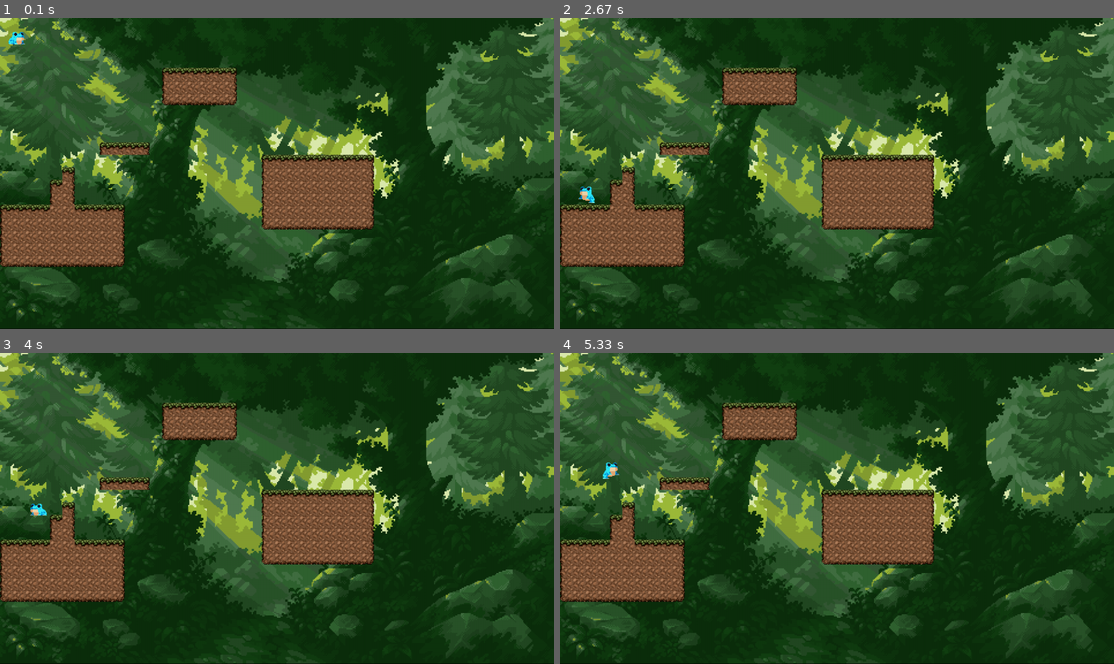
Above: before the commit, frames 1-4 (two rows, left to right).
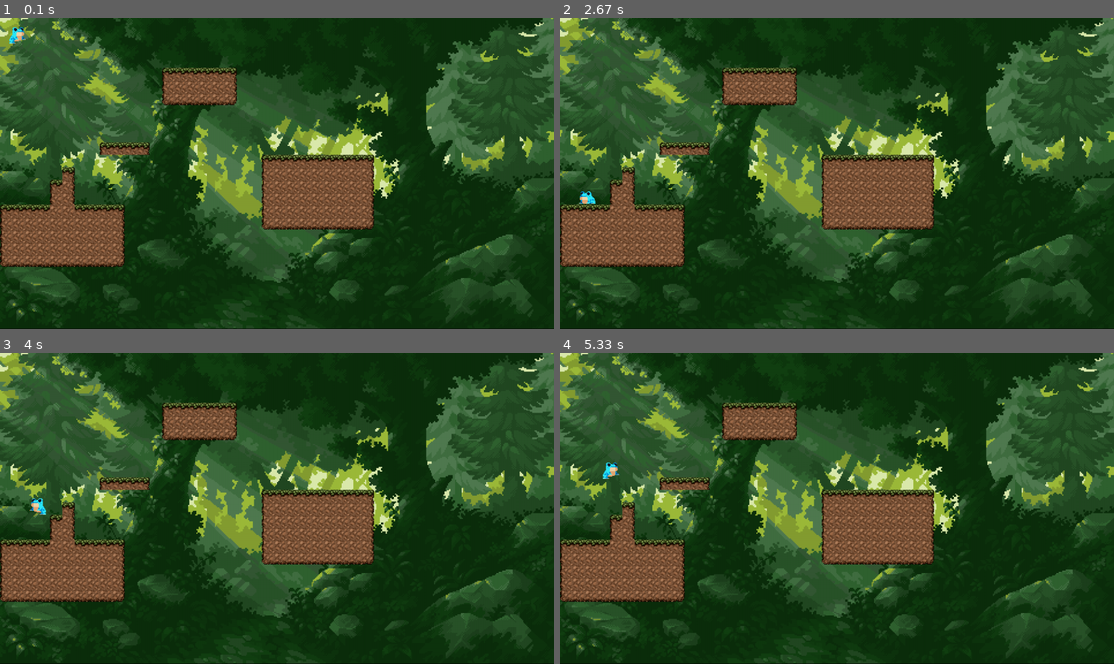
Above: after the commit, the same moments.

Repository: GuilhermeGZanetti/pygame-engine
Game: pygame game, started from main.py
The game is run twice, just before and just after one commit, with the same random seed, the same clock (stepped at 60 frames per second) and the same inputs.
Inputs:
- Up to frame 1 (0.1 s): no input
- Up to frame 2 (2.67 s): hold Right 0.33-0.8 s; hold Up 0.83-1.13 s; hold Right 1.17-1.63 s; hold Left 1.67-2.2 s; hold Left 2.23-2.63 s
- Up to frame 3 (4 s): hold Up 2.67-3.03 s; hold Right 3.07-3.7 s; hold Left from 3.73 s (still down)
- Up to frame 4 (5.33 s): release Left at 4.2 s; hold Right 4.23-4.7 s; hold Up 4.73-5.03 s; hold Right from 5.07 s (still down)

The runs differ from the first frame. In frame 1, 0.1% of the frame differs, in the area x 1-5%, y 2-9%; in frame 2, 0.1%; in frame 3, 0.1%, in the area x 5-9%, y 46-53%; in frame 4, nothing differs.

Commit message:
feat: improve animation feel

Diff:
--- a/animator.py
+++ b/animator.py
@@ -29,19 +29,19 @@
                 self.current_animation = "jump"
                 self.frame_index = 0
                 self.frames = self.jump_frames
-                self.time_since_last_frame = 0
+                self.time_since_last_frame = 1
         elif is_running:
             if self.current_animation != "run":
                 self.current_animation = "run"
                 self.frame_index = 0
                 self.frames = self.run_frames
-                self.time_since_last_frame = 0
+                self.time_since_last_frame = 1
         else:
             if self.current_animation != "idle":
                 self.current_animation = "idle"
                 self.frame_index = 0
                 self.frames = self.idle_frames
-                self.time_since_last_frame = 0
+                self.time_since_last_frame = 1
 
         # Flip the image if moving left/right
         if velocity.x < -0.5 and self.facing_right:
